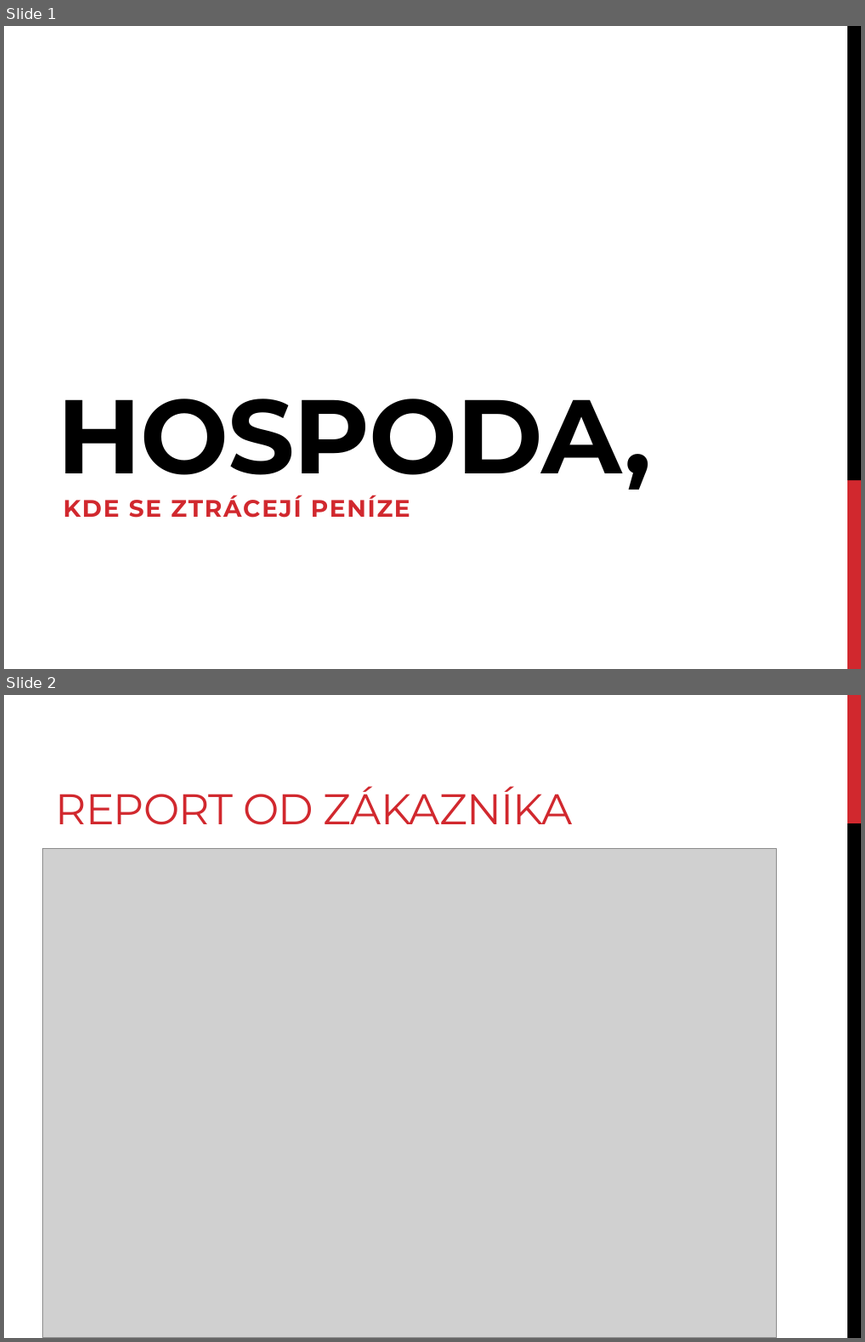
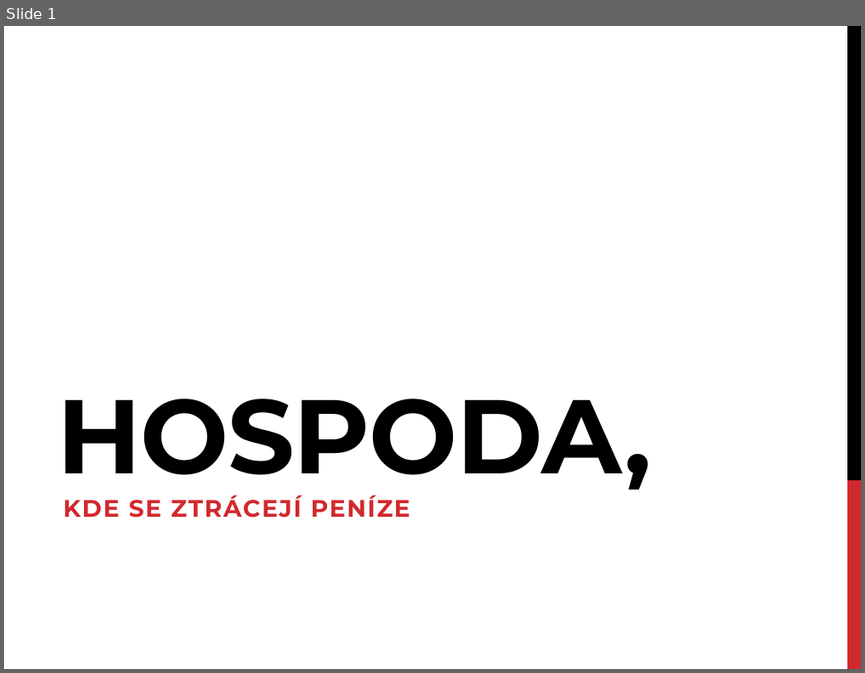
Before and after one commit to KORandi/hospoda, a slide deck: prezentace_z_2_cviceni.pptx. Shown one above the other, each under a label of ours: slides 1 and 2 before the commit, slide 1 after it. The pictures are 865x1342 and 865x673 pixels, drawn with LibreOffice and Linux fonts; fonts in the diff are those of the drawing; grey boxes stand for pictures. Boxes give left, top, right and bottom in pixels: in the first picture for what was removed or moved away, otherwise in the second. Text is boxed around its words. In the diff, an @@ line names an element or a change of style, - is before the commit and + after.

```diff
--- a/prezentace_z_2_cviceni.pptx
+++ b/prezentace_z_2_cviceni.pptx
@@ slide 2 removed at [4,695,861,1338], background #FFFFFF @@
@@ rectangle removed at [847,695,861,823] @@
@@ title removed at [55,786,573,825] @@
-REPORT OD ZÁKAZNÍKA
@@ rectangle removed at [847,823,861,1338] @@
@@ picture removed at [42,848,776,1338] @@
```
Also in this commit, not shown: 8 slides added, 9 other slides removed, 8 other files.
